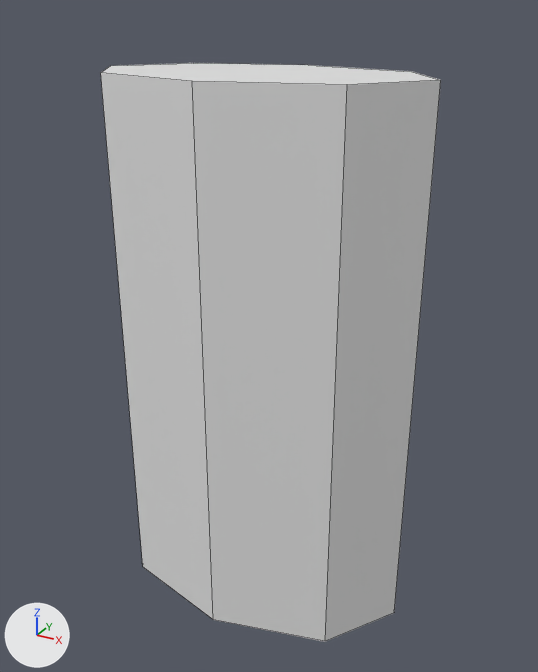
Before and after pictures for a commit that changed the OBJ model models/gibs/mountainside_runner/torso.obj.
One viewpoint serves both versions: a camera (50 mm lens) standing at (0.457, -0.804, 0.433) and looking at (0.011, 0.007, 0.028). Lighting does not change. The marker at lower left points along +X, +Y and +Z. Mesh edges are drawn as thin lines. Where no turn or scale is listed for an object, it has been applied to the vertices.

Names of what the first picture shows: 'runner_body.002'.
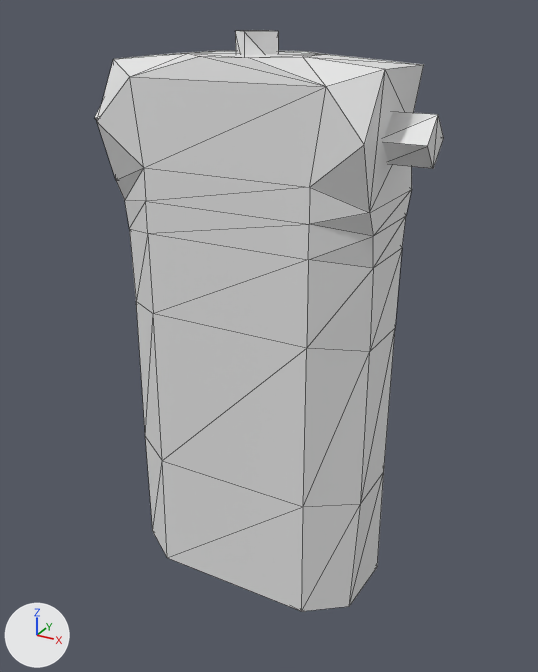
Changed parts and their boxes (x1, y1, x2, y2) in the pictures (538 x 672 px):
'runner_body.002', reshaped
    before: (101, 63, 441, 642)
    after: (95, 30, 444, 611)

The change, as a diff of the scene's bpy script:
```diff
--- a/models/gibs/mountainside_runner/torso.obj.py
+++ b/models/gibs/mountainside_runner/torso.obj.py
@@ me_runner_body_002 @@
 # used by ob_runner_body_002; location = (0.0, 0.0, 0.0)
-me_runner_body_002.from_pydata(...)  # 16 vertices, 10 faces; spans x -0.219..0.219, y -0.135..0.135, z -0.358..0.365
+me_runner_body_002.from_pydata(...)  # 92 vertices, 168 faces; spans x -0.223..0.222, y -0.089..0.085, z -0.332..0.41
+# me_runner_body_002 part 1: the whole mesh is rebuilt
```
